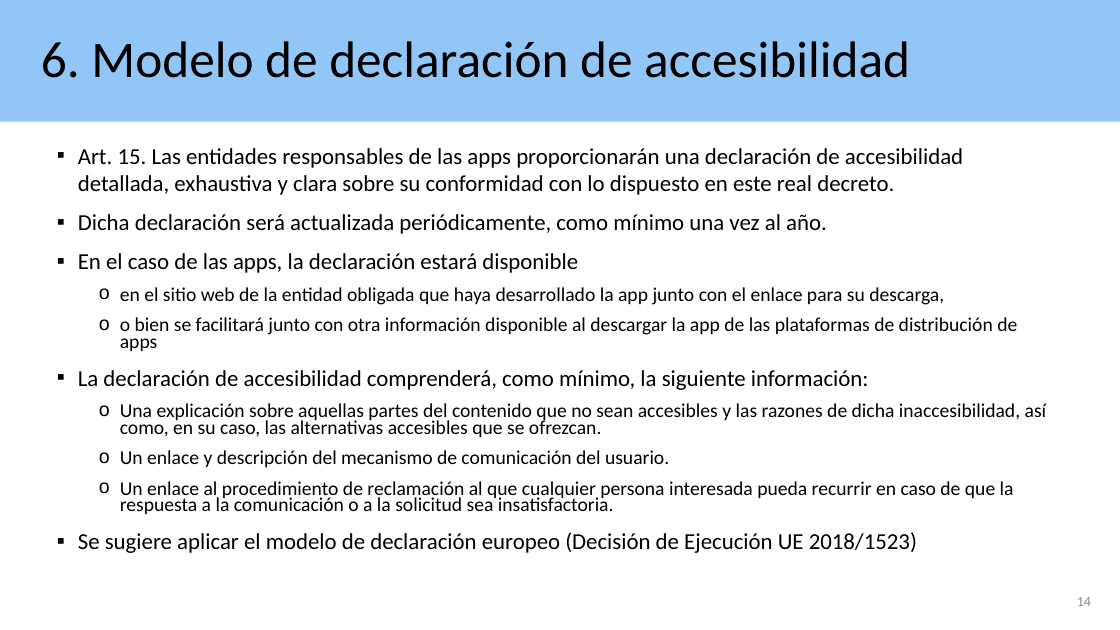
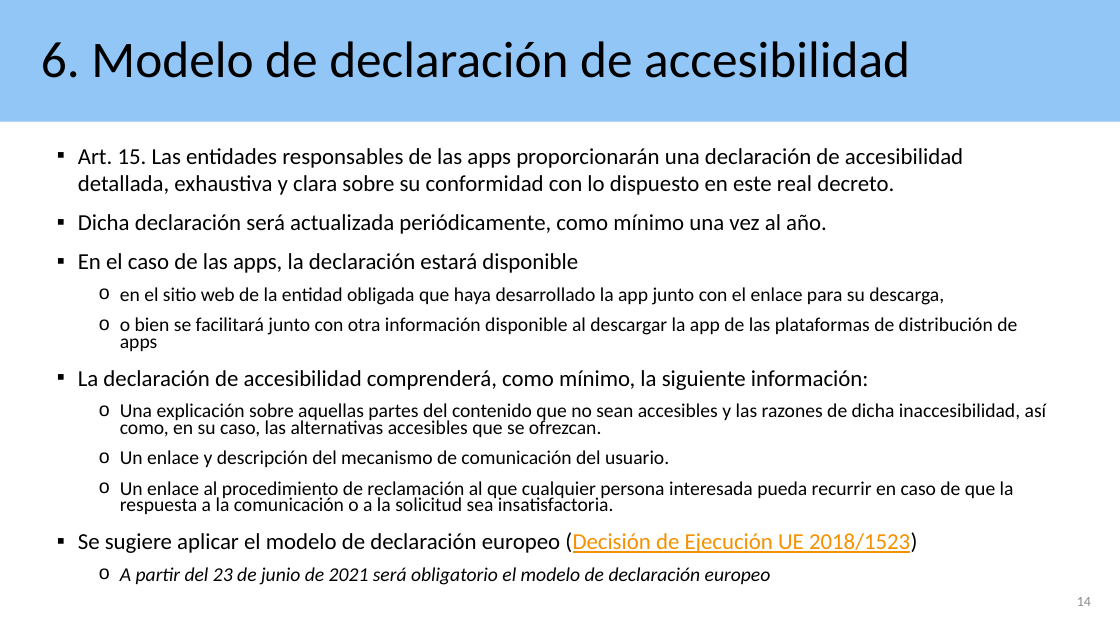
Before and after one commit to ctt-gob-es/Ejemplo-App-Accesible-Android, a slide deck: slide 14 of material-extra/Accesibilidad apps aplicando RD 1112 2018.pptx. Drawn at 1120x630 pixels with LibreOffice and Linux fonts; fonts in the diff are those of the drawing. Boxes give left, top, right and bottom in pixels: in the first picture for what was removed or moved away, otherwise in the second. Text is boxed around its words. In the diff, an @@ line names an element or a change of style, - is before the commit and + after.

```diff
--- a/material-extra/Accesibilidad apps aplicando RD 1112 2018.pptx
+++ b/material-extra/Accesibilidad apps aplicando RD 1112 2018.pptx
@@ text at (x1=78, y1=532, x2=917, y2=553): text colour #000000 to #F49100, underline on in "(Decisión de Ejecución UE 2018/1523)" @@
@@ text at (x1=120, y1=567, x2=771, y2=585): paragraph added @@
+  o A partir del 23 de junio de 2021 será obligatorio el modelo de declaración europeo
```
Also in this commit, not shown: 9 other slides changed, 1 slide removed, 4 other files.
